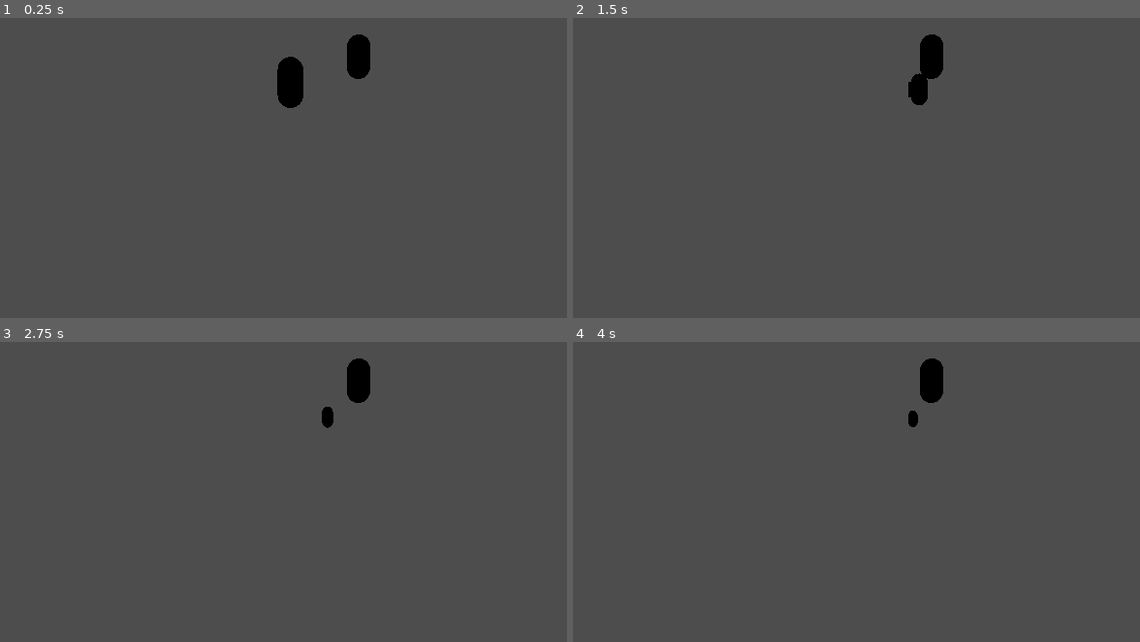
Above: before the commit, frames 1-4 (two rows, left to right).
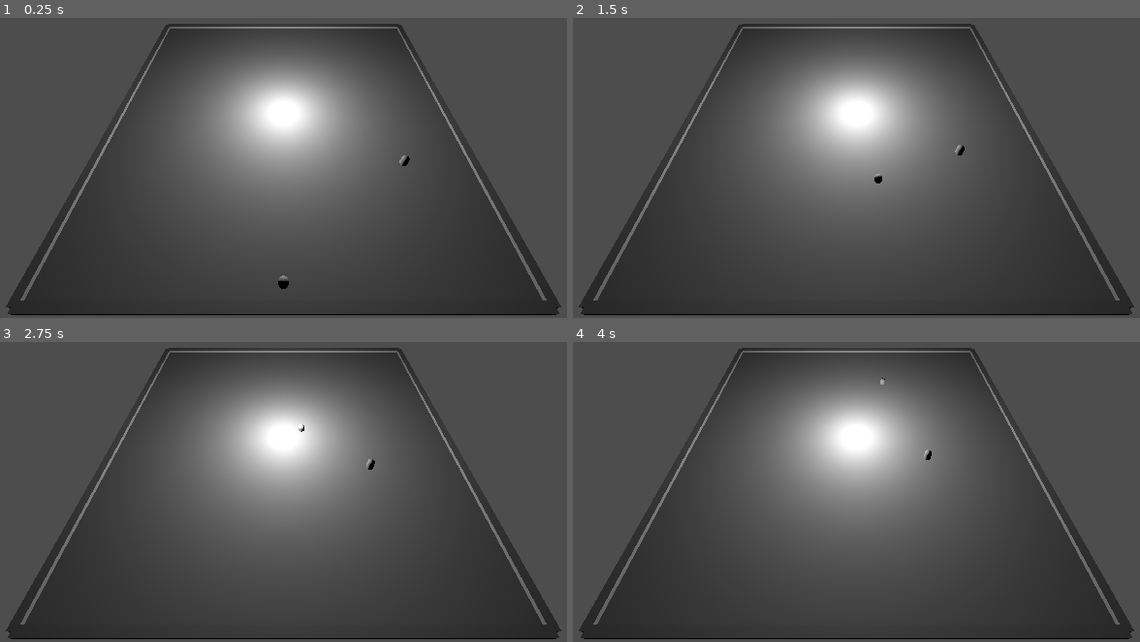
Above: after the commit, the same moments.

Repository: slabrant/gwj82
Game: Godot game, scene res://scenes/world.tscn
Two runs of this game, one before a commit and one after it. Both use one fixed random seed, a clock stepped at 60 frames per second and the inputs below.
Inputs (mouse positions are in pixels of both pictures, inside the frame that each line leads up to):
- Up to frame 1 (0.25 s): no input
- Up to frame 2 (1.5 s): move the mouse to (901, 99) at 0.52 s; hold Shift (input_run) 0.53-1.28 s; hold W (input_forward) from 0.53 s (still down); move the mouse to (816, 102) at 1.27 s; tap Shift (input_run) at 1.35 s
- Up to frame 3 (2.75 s): keep holding W (input_forward); move the mouse to (300, 417) at 2.02 s; hold Shift (input_run) from 2.03 s (still down)
- Up to frame 4 (4 s): keep holding W (input_forward); move the mouse to (845, 432) at 2.77 s; release Shift (input_run) at 2.78 s; tap Shift (input_run) at 2.85 s; move the mouse to (913, 429) at 3.52 s; hold Shift (input_run) from 3.53 s (still down)

The runs differ from the first frame. In frame 1, 24% of the frame differs, in the area x 1-99%, y 1-100%; in frame 2, 24%; in frame 3, 24%; in frame 4, 24%.

Commit message:
Walls to keep player in. Tracking for mom to follow target, but not yet player.

Diff:
--- a/project.godot
+++ b/project.godot
@@ -64,6 +64,11 @@
 ]
 }
 
+[layer_names]
+
+3d_physics/layer_1="Player"
+3d_physics/layer_2="Walls"
+
 [rendering]
 
 renderer/rendering_method="gl_compatibility"
--- /dev/null
+++ b/scenes/mom.gd
@@ -0,0 +1,36 @@
+extends CharacterBody3D
+
+var movement_speed: float = 2.0
+var movement_target_position: Vector3 = Vector3(-3.0,0.0,2.0)
+
+@onready var navigation_agent: NavigationAgent3D = $NavigationAgent3D
+@export var CHASING : bool = false
+
+func _ready():
+	# These values need to be adjusted for the actor's speed
+	# and the navigation layout.
+	navigation_agent.path_desired_distance = 0.5
+	navigation_agent.target_desired_distance = 0.5
+
+	# Make sure to not await during _ready.
+	actor_setup.call_deferred()
+
+func actor_setup():
+	# Wait for the first physics frame so the NavigationServer can sync.
+	await get_tree().physics_frame
+
+	# Now that the navigation map is no longer empty, set the movement target.
+	set_movement_target(movement_target_position)
+
+func set_movement_target(movement_target: Vector3):
+	navigation_agent.set_target_position(movement_target)
+
+func _physics_process(delta):
+	if navigation_agent.is_navigation_finished():
+		return
+
+	var current_agent_position: Vector3 = global_position
+	var next_path_position: Vector3 = navigation_agent.get_next_path_position()
+
+	velocity = current_agent_position.direction_to(next_path_position) * movement_speed
+	move_and_slide()
--- a/scenes/mom.tscn
+++ b/scenes/mom.tscn
@@ -1,12 +1,18 @@
-[gd_scene load_steps=4 format=3 uid="uid://dylc8icgoxxbs"]
+[gd_scene load_steps=6 format=3 uid="uid://dylc8icgoxxbs"]
 
+[ext_resource type="Script" uid="uid://dts55gyc3bjc1" path="res://scenes/mom.gd" id="1_flcde"]
 [ext_resource type="AudioStream" uid="uid://co8xk8eqagda8" path="res://assets/2025-06-14T01_51_02.148Z.ogg" id="1_rrvsx"]
 
 [sub_resource type="CapsuleShape3D" id="CapsuleShape3D_u3lhm"]
 
 [sub_resource type="CapsuleMesh" id="CapsuleMesh_rrvsx"]
 
+[sub_resource type="ConvexPolygonShape3D" id="ConvexPolygonShape3D_flcde"]
+points = PackedVector3Array(0, 0, 0, 5, 0, 5, -5, 0, 5, 5, 1, 5, -5, 1, 5)
+
 [node name="Mom" type="CharacterBody3D"]
+collision_layer = 0
+script = ExtResource("1_flcde")
 
 [node name="CollisionShape3D" type="CollisionShape3D" parent="."]
 shape = SubResource("CapsuleShape3D_u3lhm")
@@ -15,8 +21,12 @@
 mesh = SubResource("CapsuleMesh_rrvsx")
 
 [node name="ShapeCast3D" type="ShapeCast3D" parent="."]
+shape = SubResource("ConvexPolygonShape3D_flcde")
+target_position = Vector3(0, 0, 0)
 
 [node name="AudioStreamPlayer3D" type="AudioStreamPlayer3D" parent="."]
 transform = Transform3D(1, 0, 0, 0, 1, 0, 0, 0, 1, 0, -1, 0)
 stream = ExtResource("1_rrvsx")
 autoplay = true
+
+[node name="NavigationAgent3D" type="NavigationAgent3D" parent="."]
--- a/scenes/player.gd
+++ b/scenes/player.gd
@@ -1,7 +1,8 @@
 extends CharacterBody3D
 
-const SPEED : int = 300
-const MOUSE_SENSITIVITY : float = 0.01
+const SPEED : int = 7
+const MOUSE_SENSITIVITY : float = 0.005
+const JOYSTICK_SENSITIVITY : float = 0.1
 
 
 func _ready() -> void:
@@ -16,6 +17,8 @@
 
 
 func _physics_process(delta: float) -> void:
+	var yaw = Input.get_action_strength("input_look_right") - Input.get_action_strength("input_look_left")
+	rotation.y -= yaw * JOYSTICK_SENSITIVITY
 	var forward = -global_transform.basis.z
 	var right = global_transform.basis.x
 
@@ -24,7 +27,7 @@
 	var direction = (x_direction * right + z_direction * forward)
 
 	var run_factor = 2 if Input.is_action_pressed("input_run") else 1
-	var total_speed = SPEED * run_factor * delta
+	var total_speed = SPEED * run_factor
 
 	velocity = lerp(velocity, direction * total_speed, 0.2)
 
--- a/scenes/player.tscn
+++ b/scenes/player.tscn
@@ -9,6 +9,7 @@
 [sub_resource type="PrismMesh" id="PrismMesh_qhqgy"]
 
 [node name="Player" type="CharacterBody3D"]
+collision_mask = 2
 script = ExtResource("1_3vyb7")
 
 [node name="CollisionShape3D" type="CollisionShape3D" parent="."]
--- /dev/null
+++ b/scenes/wall.tscn
@@ -0,0 +1,17 @@
+[gd_scene load_steps=3 format=3 uid="uid://d1ga74cgj8x3v"]
+
+[sub_resource type="BoxShape3D" id="BoxShape3D_4wyf3"]
+size = Vector3(50, 1, 1)
+
+[sub_resource type="BoxMesh" id="BoxMesh_uvhfp"]
+size = Vector3(50, 1, 1)
+
+[node name="Wall" type="StaticBody3D"]
+collision_layer = 2
+collision_mask = 0
+
+[node name="CollisionShape3D" type="CollisionShape3D" parent="."]
+shape = SubResource("BoxShape3D_4wyf3")
+
+[node name="MeshInstance3D" type="MeshInstance3D" parent="."]
+mesh = SubResource("BoxMesh_uvhfp")
--- a/scenes/world.tscn
+++ b/scenes/world.tscn
@@ -1,16 +1,49 @@
-[gd_scene load_steps=4 format=3 uid="uid://cdwwm4b6gi2di"]
+[gd_scene load_steps=7 format=3 uid="uid://cdwwm4b6gi2di"]
 
 [ext_resource type="PackedScene" uid="uid://d2l14giun31tm" path="res://scenes/player.tscn" id="1_nnsk1"]
 [ext_resource type="Script" uid="uid://cx23ypcgrv8fy" path="res://scenes/world.gd" id="1_rwgxs"]
 [ext_resource type="PackedScene" uid="uid://dylc8icgoxxbs" path="res://scenes/mom.tscn" id="3_4wyf3"]
+[ext_resource type="PackedScene" uid="uid://d1ga74cgj8x3v" path="res://scenes/wall.tscn" id="4_k0juu"]
+
+[sub_resource type="NavigationMesh" id="NavigationMesh_k0juu"]
+vertices = PackedVector3Array(-24.5, 0.5, -24.5, -24.5, 0.5, 24.5, 24.5, 0.5, 24.5, 24.5, 0.5, -24.5)
+polygons = [PackedInt32Array(3, 2, 0), PackedInt32Array(0, 2, 1)]
+
+[sub_resource type="PlaneMesh" id="PlaneMesh_71j4m"]
+size = Vector2(50, 50)
 
 [node name="World" type="Node3D"]
 script = ExtResource("1_rwgxs")
 
 [node name="Player" parent="." instance=ExtResource("1_nnsk1")]
+transform = Transform3D(-1, 0, -8.74228e-08, 0, 1, 0, 8.74228e-08, 0, -1, 0, 0, -23)
 
 [node name="Camera3D" type="Camera3D" parent="."]
-transform = Transform3D(1, 0, 0, 0, 1, 0, 0, 0, 1, -0.271572, -0.715144, 11.101)
+transform = Transform3D(-1, 6.18172e-08, -6.18172e-08, 0, 0.707107, 0.707107, 8.74228e-08, 0.707107, -0.707107, 0, 32.298, -30)
 
 [node name="Mom" parent="." instance=ExtResource("3_4wyf3")]
-transform = Transform3D(1, 0, 0, 0, 1, 0, 0, 0, 1, 3.10236, 1.2655, -1.65835)
+transform = Transform3D(1, 0, 0, 0, 1, 0, 0, 0, 1, -16.1708, 0.412936, -9.65566)
+
+[node name="SWall" parent="." instance=ExtResource("4_k0juu")]
+transform = Transform3D(1, 0, 0, 0, 1, 0, 0, 0, 1, 0, 0, -25)
+
+[node name="WWall" parent="." instance=ExtResource("4_k0juu")]
+transform = Transform3D(-4.37114e-08, 0, 1, 0, 1, 0, -1, 0, -4.37114e-08, 25, 0, 0)
+
+[node name="NWall" parent="." instance=ExtResource("4_k0juu")]
+transform = Transform3D(1, 0, 0, 0, 1, 0, 0, 0, 1, 0, 0, 25)
+
+[node name="EWall" parent="." instance=ExtResource("4_k0juu")]
+transform = Transform3D(-4.37114e-08, 0, 1, 0, 1, 0, -1, 0, -4.37114e-08, -25, 0, 0)
+
+[node name="OmniLight3D" type="OmniLight3D" parent="."]
+transform = Transform3D(1, 0, 0, 0, 1, 0, 0, 0, 1, 0, 5, 0)
+light_energy = 20.0
+light_indirect_energy = 20.0
+omni_range = 100.0
+
+[node name="NavigationRegion3D" type="NavigationRegion3D" parent="."]
+navigation_mesh = SubResource("NavigationMesh_k0juu")
+
+[node name="MeshInstance3D" type="MeshInstance3D" parent="NavigationRegion3D"]
+mesh = SubResource("PlaneMesh_71j4m")
Not shown, added: scenes/mom.gd.uid
